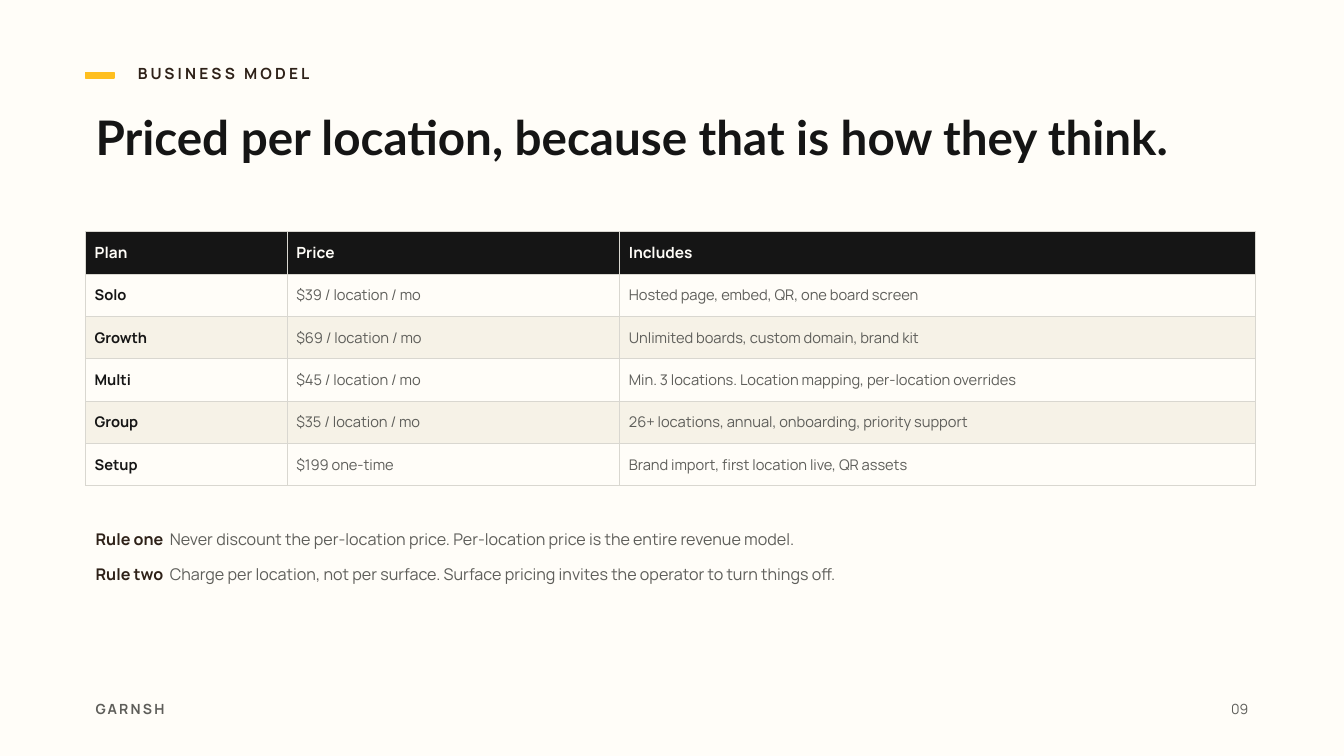
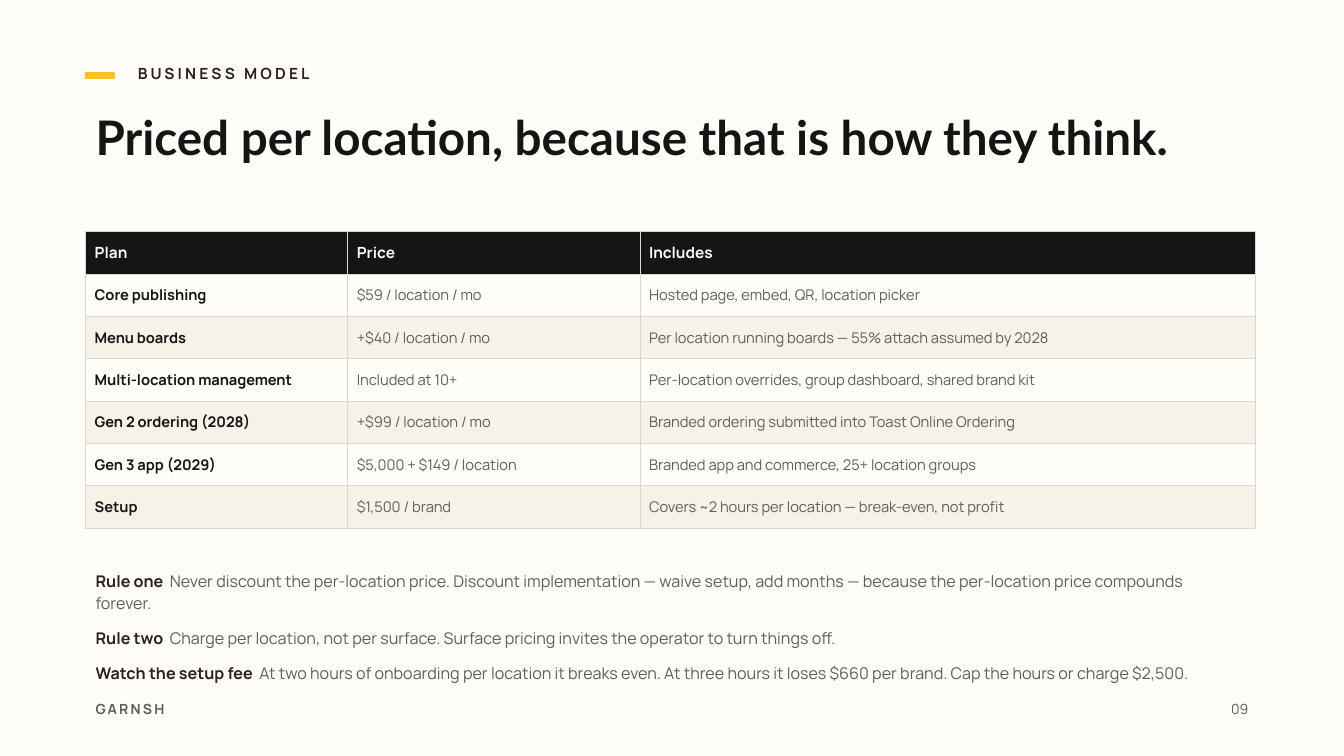
Before and after one commit to Kofiacheampong/trading, a slide deck: slide 9 of projects/garnsh-deck/garnsh-pitch-deck.pptx. Drawn at 1344x756 pixels with LibreOffice and Linux fonts; fonts in the diff are those of the drawing. Boxes give left, top, right and bottom in pixels: in the first picture for what was removed or moved away, otherwise in the second. Text is boxed around its words. In the diff, an @@ line names an element or a change of style, - is before the commit and + after.

```diff
--- a/projects/garnsh-deck/garnsh-pitch-deck.pptx
+++ b/projects/garnsh-deck/garnsh-pitch-deck.pptx
@@ table at <box>86,232,1255,520</box> @@
-row 2: Solo | $39 / location / mo | Hosted page, embed, QR, one board screen
-row 3: Growth | $69 / location / mo | Unlimited boards, custom domain, brand kit
-row 4: Multi | $45 / location / mo | Min. 3 locations. Location mapping, per-location overrides
-row 5: Group | $35 / location / mo | 26+ locations, annual, onboarding, priority support
-row 6: Setup | $199 one-time | Brand import, first location live, QR assets
+row 2: Core publishing | $59 / location / mo | Hosted page, embed, QR, location picker
+row 3: Menu boards | +$40 / location / mo | Per location running boards — 55% attach assumed by 2028
+row 4: Multi-location management | Included at 10+ | Per-location overrides, group dashboard, shared brand kit
+row 5: Gen 2 ordering (2028) | +$99 / location / mo | Branded ordering submitted into Toast Online Ordering
+row 6: Gen 3 app (2029) | $5,000 + $149 / location | Branded app and commerce, 25+ location groups
+row 7: Setup | $1,500 / brand | Covers ~2 hours per location — break-even, not profit
@@ text "Rule one Never discount the ...": place and size @@
-text "Rule one Never discount the ..." at <box>96,533,836,584</box>
+text "Rule one Never discount the ..." at <box>96,575,1188,683</box>
@@ text at <box>96,575,1183,609</box>: text changed @@
-▪ Rule one Never discount the per-location price. Per-location price is the entire revenue model.
+▪ Rule one Never discount the per-location price. Discount implementation — waive setup, add months — because the per-location price compounds forever.
@@ text at <box>96,666,1188,683</box>: paragraph added @@
+▪ Watch the setup fee At two hours of onboarding per location it breaks even. At three hours it loses $660 per brand. Cap the hours or charge $2,500.
```
Also in this commit, not shown: 6 other slides changed, 4 slides added, 1 slide removed, 29 other files.
